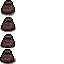
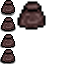
Before/after of a 64px x 64px layered artwork. What changed in the layer stack:
added layer "Eingefügte Ebene#1" above "Eingefügte Ebene" over [17, 1, 46, 30]
added layer "Eingefügte Ebene" above "Hintergrund" over [1, 49, 15, 63]
painted on "Hintergrund" over [0, 49, 14, 63]
painted on "Neue Ebene" over [0, 56, 16, 64]
